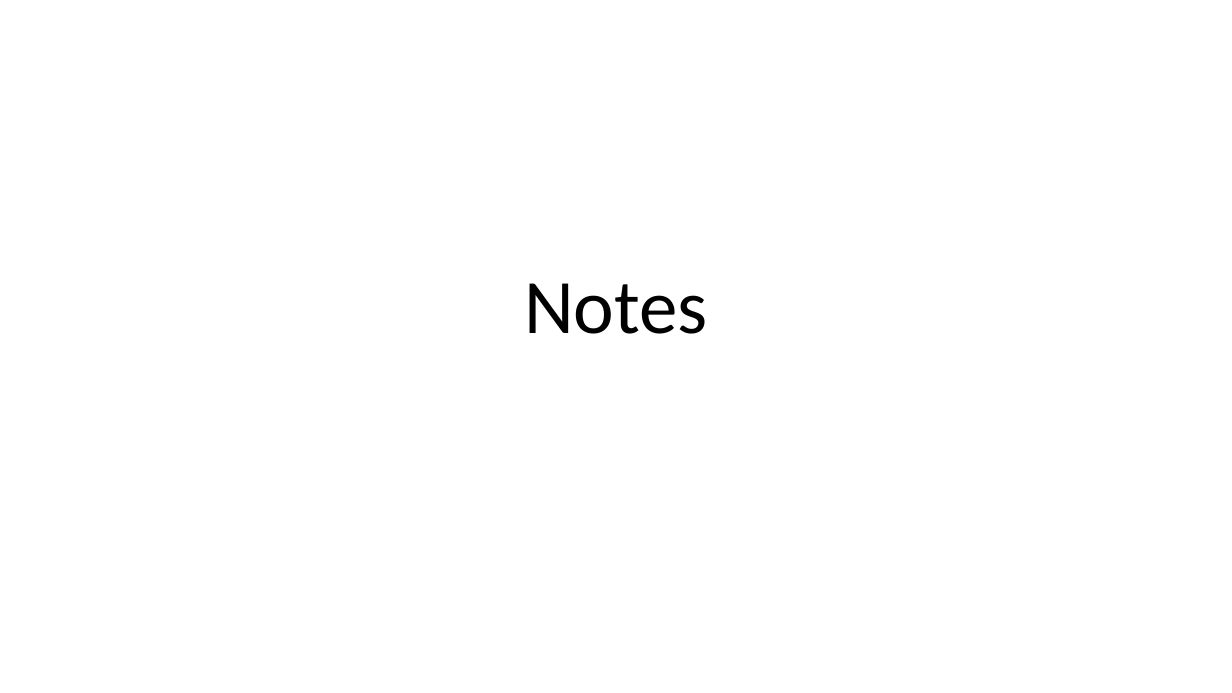
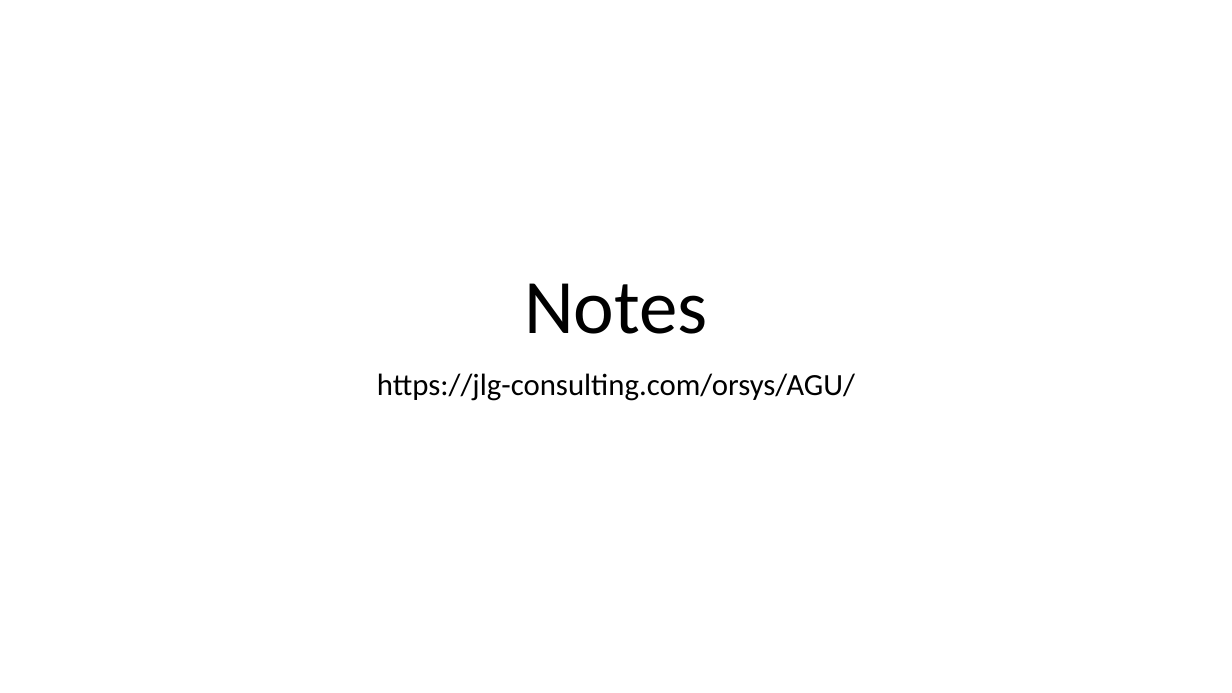
Before and after one commit to jlg-formation/agu-oct-2022, a slide deck: slide 1 of notes.pptx. Drawn at 1232x693 pixels with LibreOffice and Linux fonts; fonts in the diff are those of the drawing. Boxes give left, top, right and bottom in pixels: in the first picture for what was removed or moved away, otherwise in the second. Text is boxed around its words. In the diff, an @@ line names an element or a change of style, - is before the commit and + after.

Commit message:
doc: added link

```diff
--- a/notes.pptx
+++ b/notes.pptx
@@ subtitle added at [377, 373, 855, 401], 24 pt, text #000000 @@
+https://jlg-consulting.com/orsys/AGU/
```
